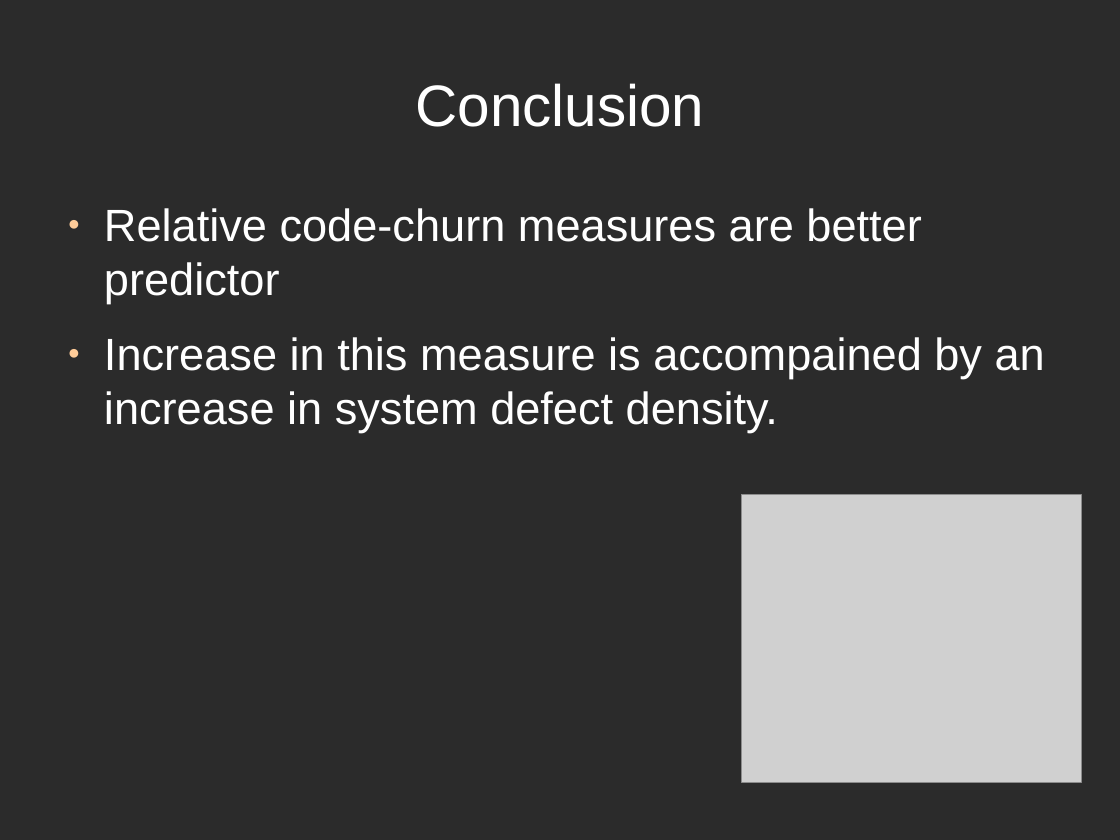
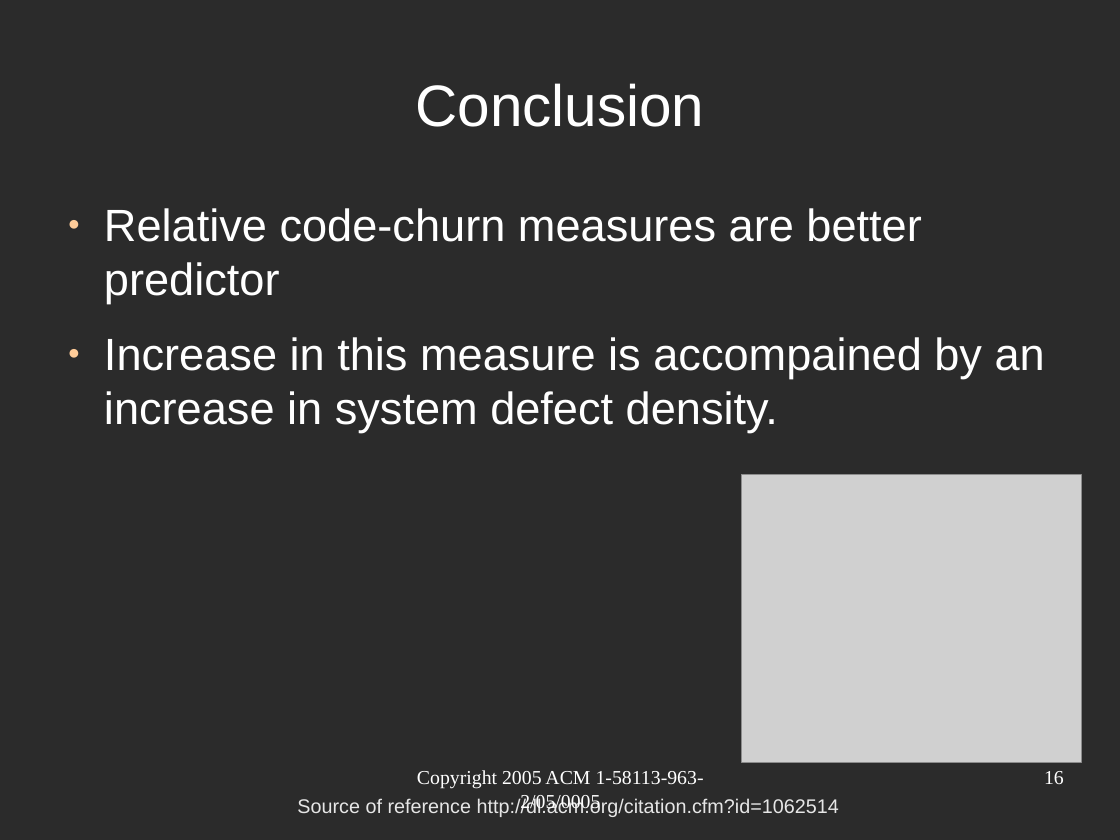
Before and after one commit to tajmilur-rahman/SOEN691D, a slide deck: slide 16 of presentation/Nagappan2005.odp. Drawn at 1120x840 pixels with LibreOffice and Linux fonts; fonts in the diff are those of the drawing; grey boxes stand for pictures; background and template pictures are left out; a plain dark background stands for a picture behind light text. Boxes give left, top, right and bottom in pixels: in the first picture for what was removed or moved away, otherwise in the second. Text is boxed around its words. In the diff, an @@ line names an element or a change of style, - is before the commit and + after.

```diff
--- a/presentation/Nagappan2005.odp
+++ b/presentation/Nagappan2005.odp
@@ picture: place and size @@
-picture at [742, 494, 1081, 783]
+picture at [742, 475, 1081, 763]
@@ text added at [417, 770, 704, 813], 14 pt, text #FFFFFF @@
+Copyright 2005 ACM 1-58113-963-2/05/0005
@@ page number added at [1044, 771, 1064, 784], 14 pt, text #FFFFFF @@
+16
@@ text added at [297, 797, 839, 817], 14 pt, text #E6E6E6 @@
+Source of reference http://dl.acm.org/citation.cfm?id=1062514
```
Also in this commit, not shown: 15 other slides changed, 1 other file.
